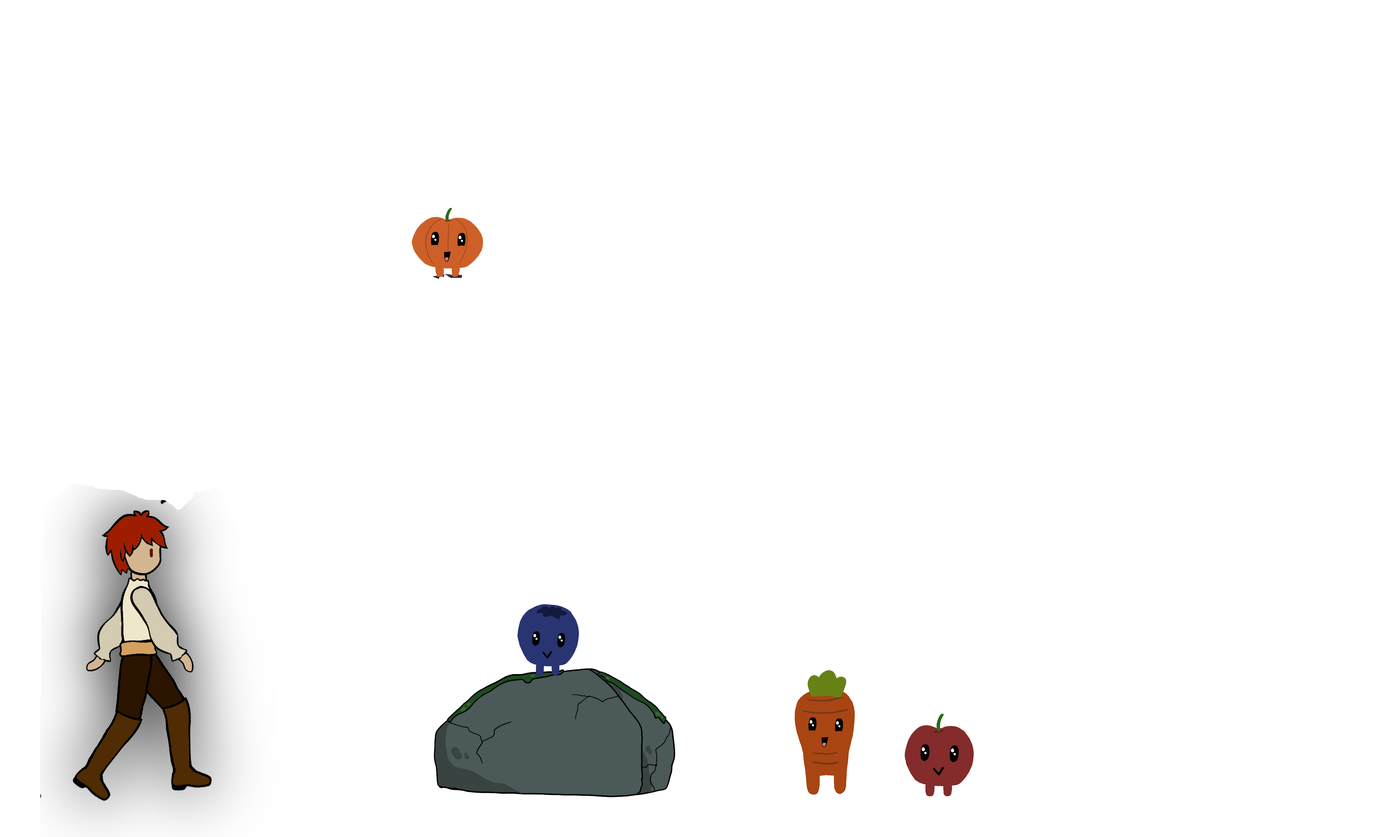
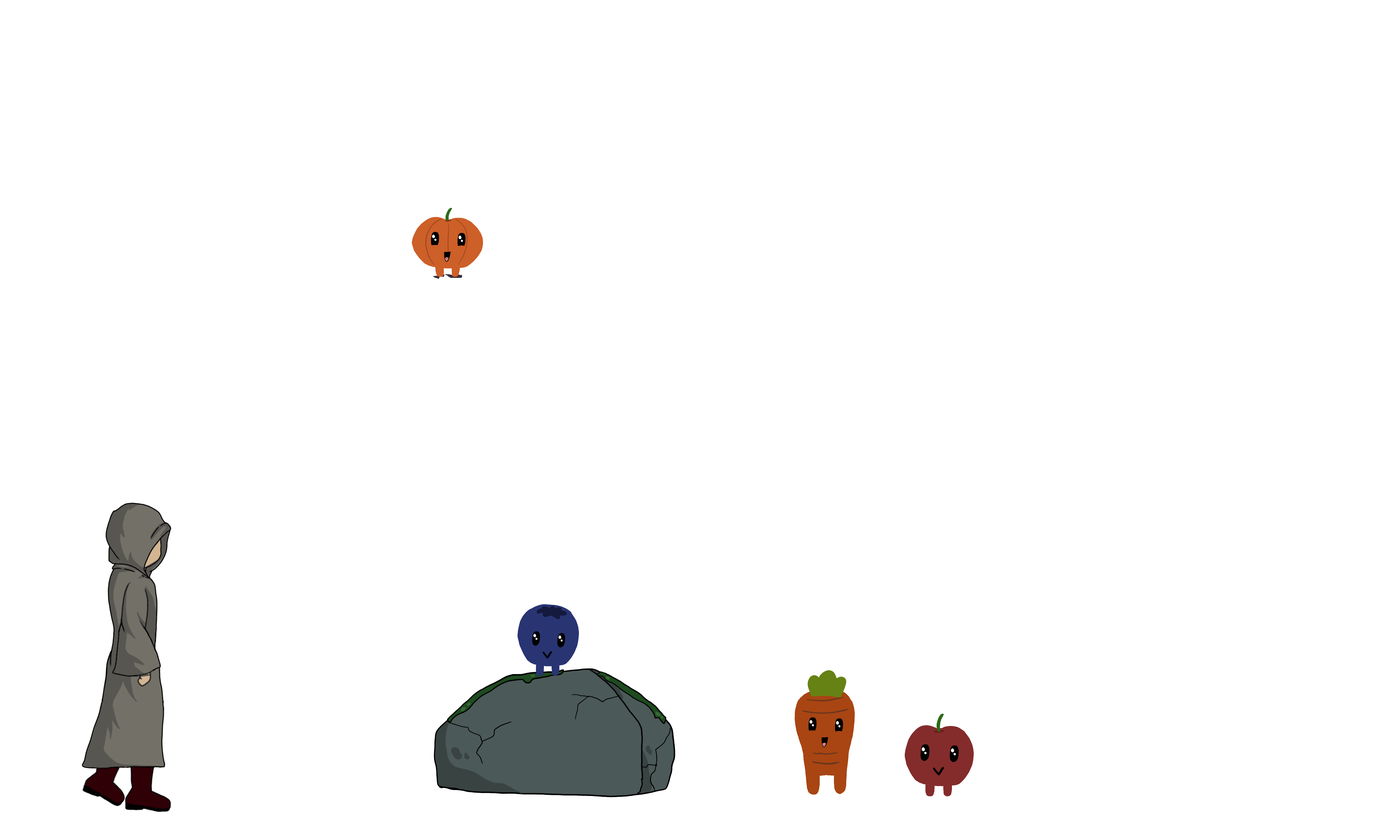
The second 1395×837 image is a revision of the first. Changes to its layers:
removed layer "Layer 5" over [40, 484, 268, 837]
added layer "Walk 2" above "Layer 4" over [81, 502, 172, 813]
